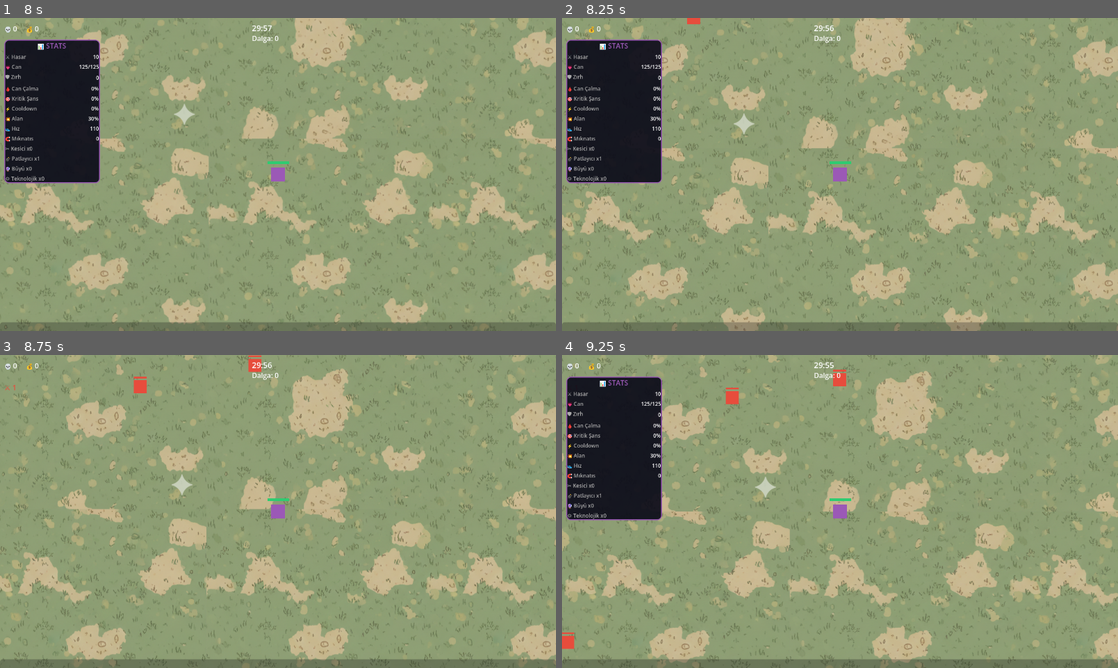
Above: before the commit, frames 1-4 (two rows, left to right).
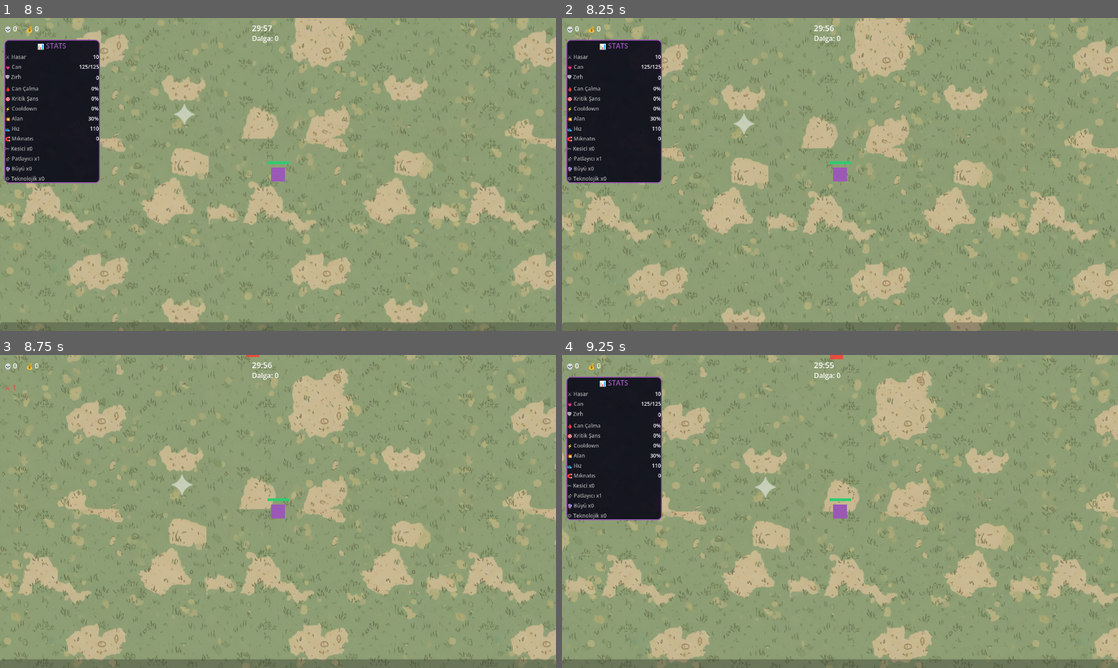
Above: after the commit, the same moments.

Repository: jegy911/survivors-clone
Game: Godot game, scene res://ui/main_menu.tscn
Two runs of this game, one before a commit and one after it. Both use one fixed random seed, a clock stepped at 60 frames per second and the inputs below. Sound files missing from this copy of the repository are replaced by a short silence.
Inputs:
- Up to frame 1 (8 s): click "▶ OYNA" at 0.5 s; click "Seç" at 1.25 s; click "▶ Oyna" at 2 s; click "← Geri" at 2.75 s; click "Seç" at 3.5 s; click "▶ Oyna" at 4.25 s; click "▶ Başlat" at 5 s; tap Enter (ui_accept) at 5.75, 6.02, 6.77 s; hold Right (ui_right) 5.78-6.53 s; hold Down (ui_down) 6.53-7.28 s; hold Right (ui_right) from 7.28 s (still down)
- Up to frame 2 (8.25 s): release Right (ui_right) at 8.03 s; hold Up (ui_up) from 8.03 s (still down)
- Up to frame 3 (8.75 s): keep holding Up (ui_up); tap Enter (ui_accept) at 8.27 s
- Up to frame 4 (9.25 s): release Up (ui_up) at 8.78 s; hold Left (ui_left) from 8.78 s (still down); tap Enter (ui_accept) at 9.02 s

Frame 1 is identical in both runs. In frame 2, less than 0.1% of the frame differs, in the area x 22-25%, y 0-2%; in frame 3, 0.2%; in frame 4, 0.4%, in the area x 0-52%, y 0-94%.
Error after the commit: Parse Error: Could not resolve super class inheritance from "EnemyBase". (res://enemies/enemy.gd:1)

Commit message:
Update enemy_base.gd

Diff:
--- a/enemies/enemy_base.gd
+++ b/enemies/enemy_base.gd
@@ -5,9 +5,9 @@
 var BASE_SPEED = 50.0
 var DAMAGE = 10
 var XP_VALUE = 5
-var XP_DROP_CHANCE = 0.65
+var XP_DROP_CHANCE = 0.35
 var gold_value = 1
-var elite_gold_value = 3
+var elite_gold_value = 2
 var death_scale = 1.4
 var particle_color = Color("#E74C3C")
 var damage_color = Color.WHITE
@@ -186,11 +186,11 @@
 		var roll = randf()
 		var xp_val = XP_VALUE
 		var orb_color = Color("#4A90E2") # mavi
-		if roll < 0.05: # %5 kırmızı
-			xp_val = XP_VALUE * 10
+		iif roll < 0.02: # %2 kırmızı
+			xp_val = XP_VALUE * 8
 			orb_color = Color("#E74C3C")
-		elif roll < 0.20: # %15 yeşil
-			xp_val = XP_VALUE * 5
+		elif roll < 0.10: # %8 yeşil
+			xp_val = XP_VALUE * 3
 			orb_color = Color("#2ECC71")
 		var orb = ObjectPool.get_object("res://effects/xp_orb.tscn")
 		orb.init(xp_val, global_position)
